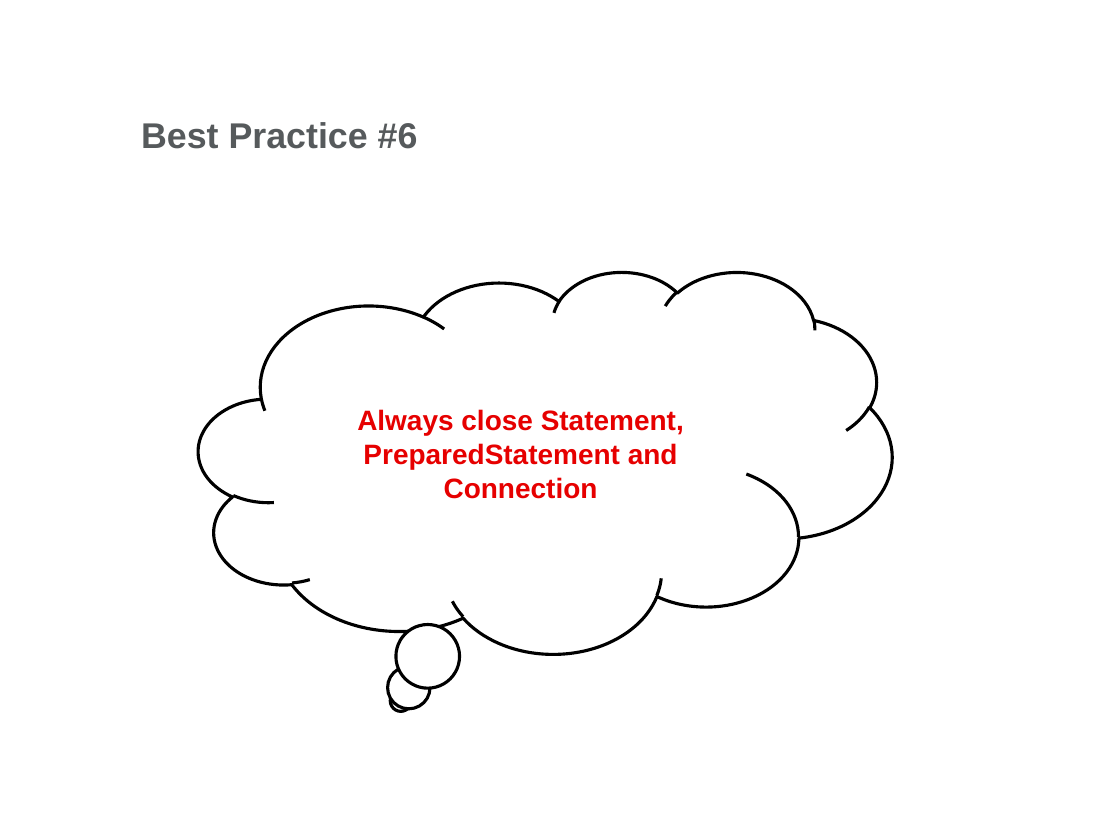
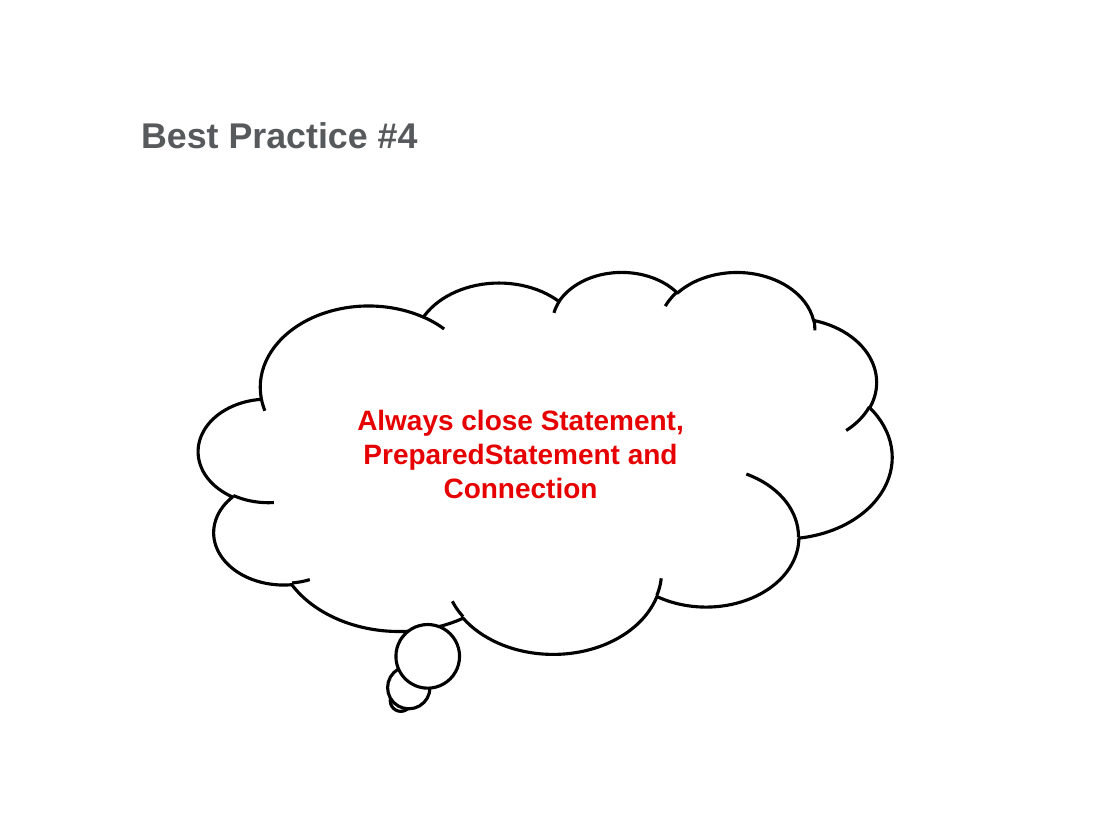
Before and after one commit to ocpodariu/JavaDocs, a slide deck: slide 58 of JDBC/Introduction to JDBC.pptx. Drawn at 1120x840 pixels with LibreOffice and Linux fonts; fonts in the diff are those of the drawing; background and template pictures are left out. Boxes give left, top, right and bottom in pixels: in the first picture for what was removed or moved away, otherwise in the second. Text is boxed around its words. In the diff, an @@ line names an element or a change of style, - is before the commit and + after.

```diff
--- a/JDBC/Introduction to JDBC.pptx
+++ b/JDBC/Introduction to JDBC.pptx
@@ title at [141, 122, 418, 149]: text changed @@
-Best Practice #6
+Best Practice #4
```
Also in this commit, not shown: 5 other slides changed, 3 slides added, 2 slides removed.
